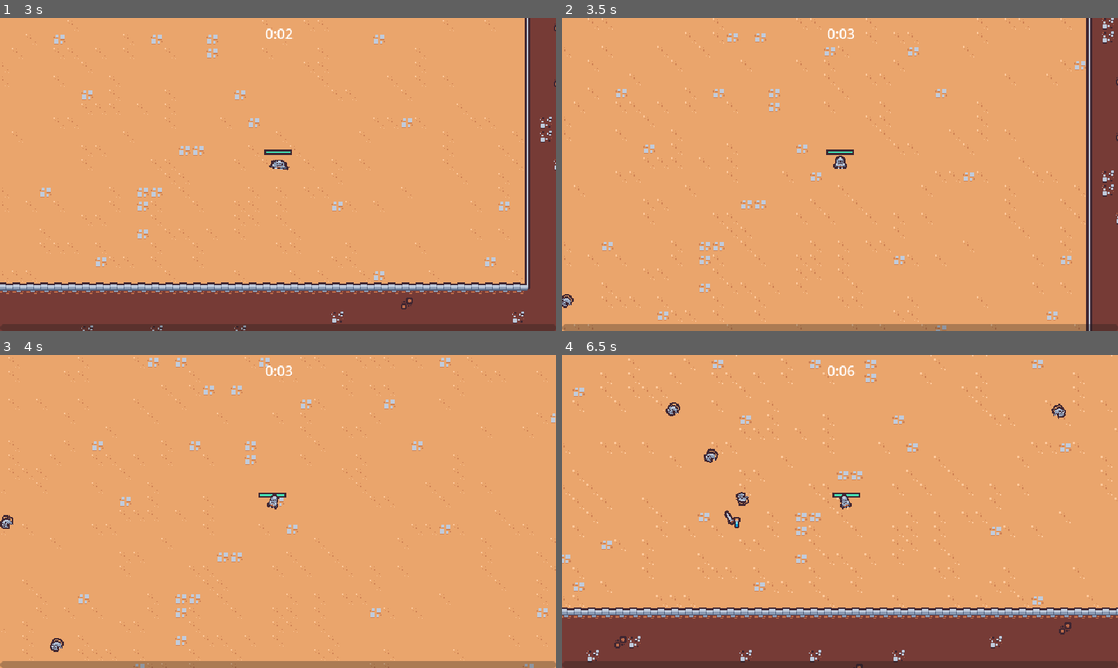
Above: before the commit, frames 1-4 (two rows, left to right).
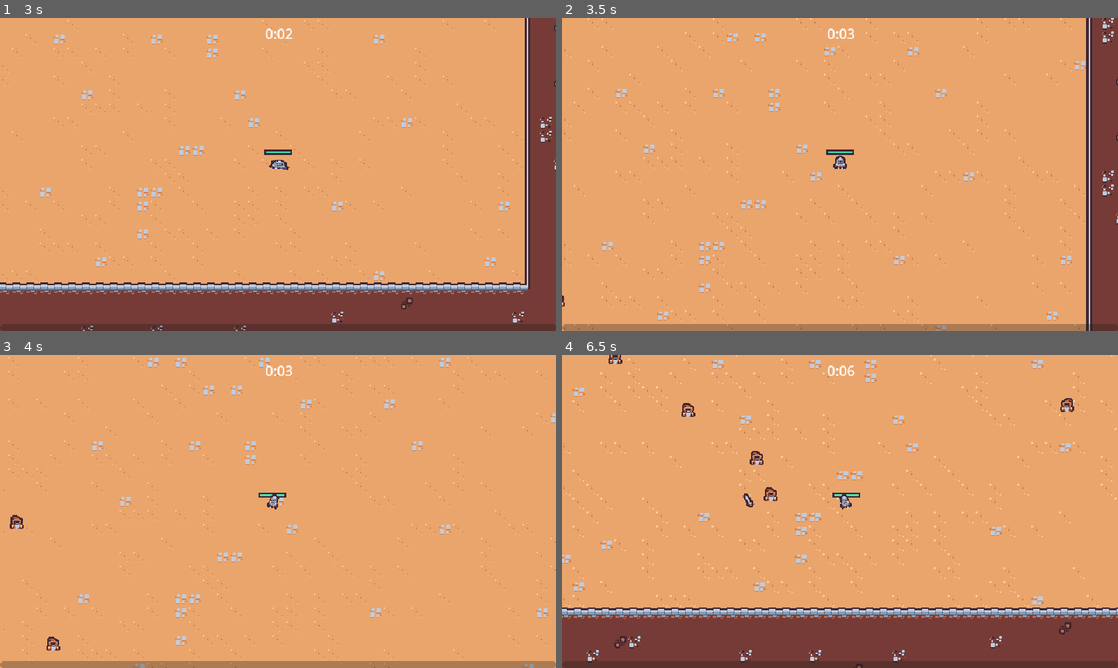
Above: after the commit, the same moments.

Repository: PWilliams0530/UdemySurvival2DGadotGame
Game: Godot game, scene res://scenes/main/main.tscn
The game is run twice, just before and just after one commit, with the same random seed, the same clock (stepped at 60 frames per second) and the same inputs.
Inputs (mouse positions are in pixels of both pictures, inside the frame that each line leads up to):
- Up to frame 1 (3 s): move the mouse to (400, 158) at 0.52 s; press the mouse at (400, 158) at 0.53 s; hold Right (move_right) 0.53-1.28 s; move the mouse to (166, 190) at 1.27 s; release the mouse at (166, 190) at 1.28 s; hold S (move_down) 1.28-2.03 s; click (166, 190) at 1.35 s; move the mouse to (333, 105) at 2.02 s; press the mouse at (333, 105) at 2.03 s; hold Right (move_right) 2.03-2.78 s; move the mouse to (250, 237) at 2.77 s; release the mouse at (250, 237) at 2.78 s; hold Up (move_up) from 2.78 s (still down); click (250, 237) at 2.85 s
- Up to frame 2 (3.5 s): keep holding Up (move_up)
- Up to frame 3 (4 s): move the mouse to (444, 558) at 3.52 s; release Up (move_up) at 3.53 s; press the mouse at (444, 558) at 3.53 s; hold A (move_left) from 3.53 s (still down)
- Up to frame 4 (6.5 s): move the mouse to (673, 464) at 4.27 s; release the mouse at (673, 464) at 4.28 s; click (673, 464) at 4.35 s; move the mouse to (867, 511) at 5.02 s; release A (move_left) at 5.03 s; press the mouse at (867, 511) at 5.03 s; hold S (move_down) 5.03-5.78 s; move the mouse to (756, 433) at 5.77 s; release the mouse at (756, 433) at 5.78 s; hold Right (move_right) from 5.78 s (still down); click (756, 433) at 5.85 s

Frame 1 is identical in both runs. In frame 2, less than 0.1% of the frame differs, in the area x 0-3%, y 88-93%; in frame 3, 0.3%; in frame 4, 0.8%, in the area x 8-93%, y 0-56%.

Commit message:
AddedWizardEnemyIntoGame

Diff:
--- a/scenes/component/health_component.gd
+++ b/scenes/component/health_component.gd
@@ -12,6 +12,7 @@
 func damage(damage_amount: float):
 	#takes higher of the current health or 0 to prevent negative health
 	current_health = max(current_health - damage_amount, 0)
+	print(current_health)
 	health_changed.emit()
 	Callable(check_death).call_deferred()
 
--- /dev/null
+++ b/scenes/component/velocity_component.gd
@@ -0,0 +1,31 @@
+extends Node
+
+@export var max_speed : int = 40
+@export var acceleration: float = 5
+
+var velocity = Vector2.ZERO
+
+func accelerate_to_player():
+	var owner_node2d = owner as Node2D
+	if owner_node2d == null:
+		return
+
+	var player = get_tree().get_first_node_in_group("player")
+	if player == null:
+		return
+
+	#Direction you want to go to first
+	var direction = (player.global_position - owner_node2d.global_position).normalized()
+	accelerate_in_direction(direction)
+
+func accelerate_in_direction(direction: Vector2):
+	var desired_velocity = direction * max_speed
+	#LERP = go this % of the way toward this vector
+	#2nd parameter is the percent
+
+	velocity = velocity.lerp(desired_velocity,1 - exp(-acceleration * get_process_delta_time()))
+
+func move(character_body : CharacterBody2D):
+	character_body.velocity = velocity
+	character_body.move_and_slide()
+	velocity = character_body.velocity
--- /dev/null
+++ b/scenes/component/velocity_component.tscn
@@ -0,0 +1,6 @@
+[gd_scene load_steps=2 format=3 uid="uid://blf3sg8tdsaa"]
+
+[ext_resource type="Script" path="res://scenes/component/velocity_component.gd" id="1_jceub"]
+
+[node name="VelocityComponent" type="Node"]
+script = ExtResource("1_jceub")
--- a/scenes/game_objects/basic_enemy/basic_enemy.gd
+++ b/scenes/game_objects/basic_enemy/basic_enemy.gd
@@ -1,8 +1,7 @@
 extends CharacterBody2D
 
-const MAX_SPEED = 40
-@onready var health_component = $HealthComponent
 @onready var visuals = $Visuals
+@onready var velocity_component = $VelocityComponent
 
 # Called when the node enters the scene tree for the first time.
 #func _ready():
@@ -11,22 +10,13 @@
 
 # Called every frame. 'delta' is the elapsed time since the previous frame.
 func _process(delta):
-	var direction = get_direction_to_player()
-	velocity = direction * MAX_SPEED
-	move_and_slide()
+	velocity_component.accelerate_to_player()
+	velocity_component.move(self)
 
 	#makes rats go the way they are moving
 	var move_sign = sign(velocity.x)
 	if move_sign != 0:
 		visuals.scale = Vector2(-move_sign,1)
 
-
-func get_direction_to_player():
-	var player_node = get_tree().get_first_node_in_group("player") as Node2D
-	if player_node != null:
-		return (player_node.global_position - global_position).normalized()
-	else:
-		return Vector2.ZERO
-
 #func on_area_entered(other_area: Area2D):
 	#health_component.damage(100)
--- a/scenes/game_objects/basic_enemy/basic_enemy.tscn
+++ b/scenes/game_objects/basic_enemy/basic_enemy.tscn
@@ -6,6 +6,7 @@
 [ext_resource type="PackedScene" uid="uid://bmx3ymojb7xj" path="res://scenes/component/vial_drop_component.tscn" id="3_r4m42"]
 [ext_resource type="PackedScene" uid="uid://ds72g1xi305ml" path="res://scenes/component/death_component.tscn" id="4_5whd1"]
 [ext_resource type="PackedScene" uid="uid://c6xd8bbsym7gm" path="res://scenes/component/hurt_box_component.tscn" id="4_fi61q"]
+[ext_resource type="PackedScene" uid="uid://blf3sg8tdsaa" path="res://scenes/component/velocity_component.tscn" id="4_mft3r"]
 
 [sub_resource type="Animation" id="Animation_y57wt"]
 resource_name = "walk"
@@ -90,7 +91,10 @@
 [node name="HealthComponent" parent="." instance=ExtResource("2_an6nx")]
 
 [node name="VialDropComponent" parent="." node_paths=PackedStringArray("health_component") instance=ExtResource("3_r4m42")]
+drop_percent = 0.35
 health_component = NodePath("../HealthComponent")
+
+[node name="VelocityComponent" parent="." instance=ExtResource("4_mft3r")]
 
 [node name="DeathComponent" parent="." node_paths=PackedStringArray("health_component", "sprite") instance=ExtResource("4_5whd1")]
 health_component = NodePath("../HealthComponent")
--- /dev/null
+++ b/scenes/game_objects/wizard_enemy/wizard_enemy.gd
@@ -0,0 +1,13 @@
+extends CharacterBody2D
+
+@onready var velocity_component = $VelocityComponent
+@onready var visuals = $Visuals
+
+func _process(delta):
+	velocity_component.accelerate_to_player()
+	velocity_component.move(self)
+
+	#makes rats go the way they are moving
+	var move_sign = sign(velocity.x)
+	if move_sign != 0:
+		visuals.scale = Vector2(move_sign,1)
--- /dev/null
+++ b/scenes/game_objects/wizard_enemy/wizard_enemy.tscn
@@ -0,0 +1,55 @@
+[gd_scene load_steps=10 format=3 uid="uid://b8wob0qa3onj6"]
+
+[ext_resource type="Script" path="res://scenes/game_objects/wizard_enemy/wizard_enemy.gd" id="1_n2ti7"]
+[ext_resource type="PackedScene" uid="uid://bqc54jdrffeb7" path="res://scenes/component/health_component.tscn" id="1_s4tm7"]
+[ext_resource type="PackedScene" uid="uid://ds72g1xi305ml" path="res://scenes/component/death_component.tscn" id="2_uy2ny"]
+[ext_resource type="PackedScene" uid="uid://blf3sg8tdsaa" path="res://scenes/component/velocity_component.tscn" id="3_vm7ok"]
+[ext_resource type="Texture2D" uid="uid://cqe5eor6kq8mm" path="res://scenes/game_objects/wizard_enemy/wizard_enemy.png" id="3_yq8ld"]
+[ext_resource type="Script" path="res://scenes/component/hurt_box_component.gd" id="4_kd4ha"]
+[ext_resource type="PackedScene" uid="uid://bmx3ymojb7xj" path="res://scenes/component/vial_drop_component.tscn" id="4_p588n"]
+
+[sub_resource type="CircleShape2D" id="CircleShape2D_2vfgc"]
+radius = 8.0
+
+[sub_resource type="CircleShape2D" id="CircleShape2D_nshru"]
+radius = 4.0
+
+[node name="WizardEnemy" type="CharacterBody2D" groups=["enemy"]]
+collision_layer = 8
+collision_mask = 9
+script = ExtResource("1_n2ti7")
+
+[node name="HealthComponent" parent="." instance=ExtResource("1_s4tm7")]
+max_health = 30
+
+[node name="VelocityComponent" parent="." instance=ExtResource("3_vm7ok")]
+max_speed = 60
+acceleration = 2.0
+
+[node name="VialDropComponent" parent="." node_paths=PackedStringArray("health_component") instance=ExtResource("4_p588n")]
+health_component = NodePath("../HealthComponent")
+
+[node name="DeathComponent" parent="." node_paths=PackedStringArray("health_component", "sprite") instance=ExtResource("2_uy2ny")]
+health_component = NodePath("../HealthComponent")
+sprite = NodePath("../Visuals/Sprite2D")
+
+[node name="Visuals" type="Node2D" parent="."]
+
+[node name="Sprite2D" type="Sprite2D" parent="Visuals"]
+texture = ExtResource("3_yq8ld")
+offset = Vector2(0, -8)
+
+[node name="HurtboxComponent" type="Area2D" parent="." node_paths=PackedStringArray("health_component")]
+collision_layer = 0
+collision_mask = 4
+script = ExtResource("4_kd4ha")
+health_component = NodePath("../HealthComponent")
+
+[node name="CollisionShape2D" type="CollisionShape2D" parent="HurtboxComponent"]
+position = Vector2(0, -8)
+shape = SubResource("CircleShape2D_2vfgc")
+
+[node name="CollisionShape2D" type="CollisionShape2D" parent="."]
+position = Vector2(0, -4)
+scale = Vector2(0.999899, 1)
+shape = SubResource("CircleShape2D_nshru")
--- a/scenes/manager/enemy_manager.tscn
+++ b/scenes/manager/enemy_manager.tscn
@@ -1,11 +1,11 @@
 [gd_scene load_steps=3 format=3 uid="uid://cplmtnnpjddoa"]
 
 [ext_resource type="Script" path="res://scenes/manager/enemy_manager.gd" id="1_8buoa"]
-[ext_resource type="PackedScene" uid="uid://bwevb5r7qvg2u" path="res://scenes/game_objects/basic_enemy/basic_enemy.tscn" id="2_psjlj"]
+[ext_resource type="PackedScene" uid="uid://b8wob0qa3onj6" path="res://scenes/game_objects/wizard_enemy/wizard_enemy.tscn" id="2_vjhqx"]
 
 [node name="EnemyManager" type="Node"]
 script = ExtResource("1_8buoa")
-basic_enemy_scene = ExtResource("2_psjlj")
+basic_enemy_scene = ExtResource("2_vjhqx")
 
 [node name="Timer" type="Timer" parent="."]
 one_shot = true
Not shown: 1 places in scenes/game_objects/basic_enemy/basic_enemy.tscn that only renumber resources
Binary file added: scenes/game_objects/wizard_enemy/wizard_enemy.png
Not shown, added: scenes/game_objects/wizard_enemy/wizard_enemy.png.import
